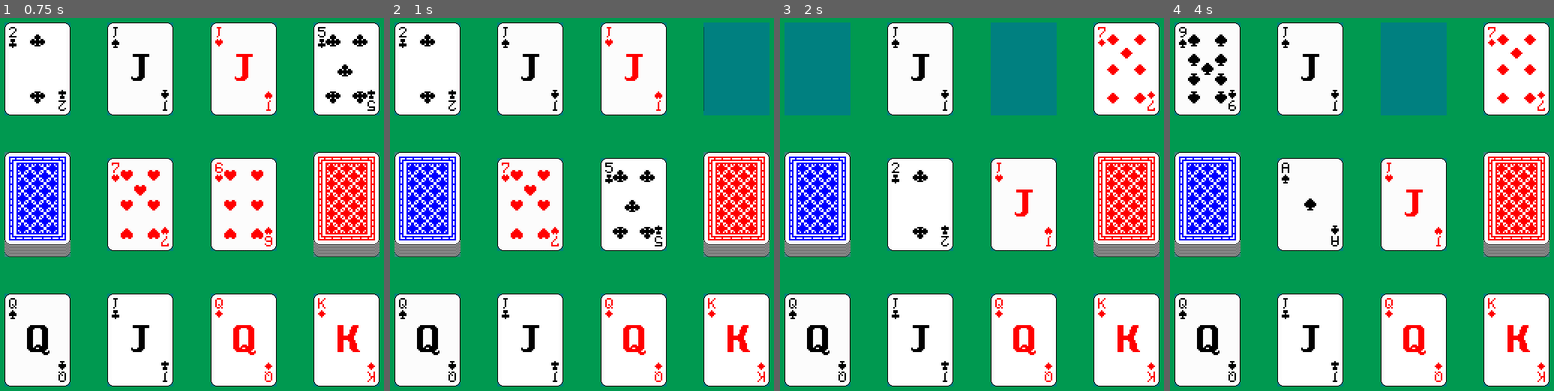
Above: before the commit, frames 1-4 (left to right).
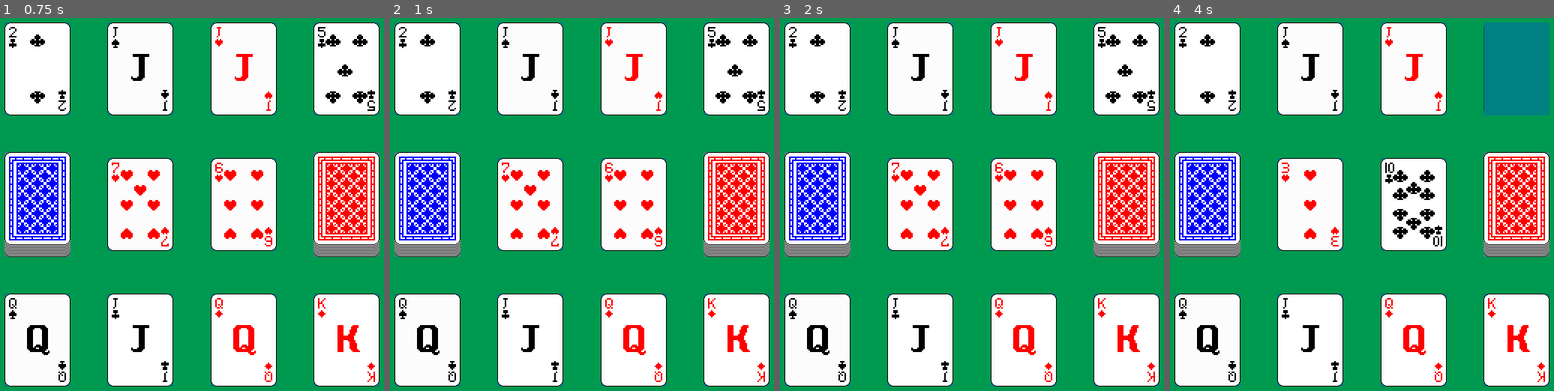
Above: after the commit, the same moments.

Repository: batako/Speed-on-Godot
Game: Godot game, scene res://main.tscn
Two runs of this game, one before a commit and one after it. Both use one fixed random seed, a clock stepped at 60 frames per second and the inputs below.
Inputs (mouse positions are in pixels of both pictures, inside the frame that each line leads up to):
- Up to frame 1 (0.75 s): tap Enter at 0.5 s; move the mouse to (142, 204) at 0.52 s; click (142, 204) at 0.67 s
- Up to frame 2 (1 s): no input
- Up to frame 3 (2 s): tap Space at 1.25 s; move the mouse to (1021, 204) at 1.27 s; click (1021, 204) at 1.42 s
- Up to frame 4 (4 s): move the mouse to (1312, 204) at 2.02 s; click (1312, 204) at 2.17 s; tap Enter at 2.75 s; move the mouse to (1411, 204) at 2.77 s; click (1411, 204) at 2.92 s; tap Space at 3.5 s; move the mouse to (1208, 204) at 3.52 s; click (1208, 204) at 3.67 s

Frame 1 is identical in both runs. In frame 2, 5.0% of the frame differs, in the area x 56-99%, y 1-62%; in frame 3, 10%; in frame 4, 11%, in the area x 2-99%, y 1-62%.

Commit message:
手札が無くなったらステータスが終了状態になるように

Diff:
--- a/components/cpu_component.gd
+++ b/components/cpu_component.gd
@@ -11,10 +11,11 @@
 @export var EnemyFieldHandSlot3: Node
 @export var EnemyFieldHandSlot4: Node
 
-@export var interval_seconds: float = 1
+@export var interval_seconds: float = 3
 
 var timer: float = 0
 var slots: Array[Node] = []
+
 
 func _ready() -> void:
 	slots = [
@@ -24,28 +25,23 @@
 		EnemyFieldHandSlot4,
 	]
 
+
 func _process(delta: float) -> void:
+	if Global.current_state != Global.GameState.PLAYING:
+		timer = 0.0
+		return
+
 	timer += delta
 
 	if timer >= interval_seconds:
 		timer = 0.0
-
 		action()
 
+
 func action() -> void:
-	if Global.current_state != Global.GameState.PLAYING:
-		return
-
-	var complete = true
-
 	for slot in slots:
 		var card = slot.get_child(0) if slot.get_child_count() > 0 else null
 		if card:
 			GameManager._selected_card(card, true)
-			complete = false
 		elif GameManager.enemy_card_deck.size() > 0:
 			GameManager._draw_enemy_card()
-			complete = false
-
-	if complete:
-		print("CPUの手札がなくなりました。")
--- a/scripts/game_manager.gd
+++ b/scripts/game_manager.gd
@@ -26,8 +26,9 @@
 var lead_slot1: Dictionary = { "suit": null, "value": null }
 var lead_slot2: Dictionary = { "suit": null, "value": null }
 
-var slots: Array[Node] = []
-var field_hand_slots: Array[Node] = []
+var card_slots: Array[Node] = []
+var player_field_hand_slots: Array[Node] = []
+var enemy_field_hand_slots: Array[Node] = []
 
 var timer: float = 0
 
@@ -36,12 +37,16 @@
 
 
 func _process(delta: float) -> void:
+	if Global.current_state != Global.GameState.PLAYING:
+		timer = 0.0
+		return
+
 	timer += delta
 
 	if timer >= status_check_interval_seconds:
 		timer = 0.0
 
-		if not check_available_actions_for_player_and_enemy():
+		if !check_available_actions_for_player_and_enemy():
 			start_round()
 
 
@@ -63,33 +68,37 @@
 	elif !lead_slot2.value or is_adjacent_value(lead_slot2.value, node.value):
 		move_field_hand_to_lead(node, LeadSlot2)
 
+	check_victory_condition(node.owner_type_to_string())
+
 
 func reset() -> void:
 	initialize_variables()
-	clear_slots()
+	clear_card_slots()
 	setup_deck()
 	set_field_hand_slot()
 	start_round()
 
 
 func initialize_variables() -> void:
-	field_hand_slots = [
+	player_field_hand_slots = [
 		PlayerFieldHandSlot1,
 		PlayerFieldHandSlot2,
 		PlayerFieldHandSlot3,
 		PlayerFieldHandSlot4,
+	]
+	enemy_field_hand_slots = [
 		EnemyFieldHandSlot1,
 		EnemyFieldHandSlot2,
 		EnemyFieldHandSlot3,
 		EnemyFieldHandSlot4,
 	]
-	slots = [
+	card_slots = [
 		LeadSlot1,
 		LeadSlot2,
 		PlayerDeckSlot,
 		EnemyDeckSlot,
 	]
-	slots += field_hand_slots
+	card_slots += player_field_hand_slots + enemy_field_hand_slots
 
 	lead_slot1 = { "suit": null, "value": null }
 	lead_slot2 = { "suit": null, "value": null }
@@ -97,8 +106,8 @@
 	Global.current_state = Global.GameState.PLAYING
 
 
-func clear_slots() -> void:
-	for slot in slots:
+func clear_card_slots() -> void:
+	for slot in card_slots:
 		remove_all_children(slot)
 
 
@@ -135,9 +144,6 @@
 
 
 func start_round() -> void:
-	if Global.current_state != Global.GameState.PLAYING:
-		return
-
 	set_lead_card_from_deck_or_field_hand("player", LeadSlot1)
 	set_lead_card_from_deck_or_field_hand("enemy", LeadSlot2)
 
@@ -146,7 +152,7 @@
 	var card_deck = get_card_deck(owner_type)
 
 	if card_deck.size() > 0:
-		var card = card_deck.pop_front()
+		var card = draw_card_from_deck(owner_type)
 		set_lead_card(slot, card.suit, card.value)
 	else:
 		var card = get_card_from_any_field_hand(owner_type)
@@ -155,6 +161,8 @@
 			card.queue_free()
 		else:
 			push_error(owner_type + " の山札と場札はありません。")
+
+	check_victory_condition(owner_type)
 
 
 func set_lead_card(slot: Node, suit: String, value: int) -> void:
@@ -193,8 +201,8 @@
 		push_error("不正な owner_type です。:  " + owner_type)
 		return
 
-	var card_slots = get_field_hand_slots(owner_type)
-	return get_first_child_of_first_present_node(card_slots)
+	var field_hand_slots = get_field_hand_slots(owner_type)
+	return get_first_child_of_first_present_node(field_hand_slots)
 
 
 func get_first_child_of_first_present_node(nodes: Array) -> Node:
@@ -202,6 +210,23 @@
 		if node.get_child_count() > 0:
 			return node.get_child(0)
 	return null
+
+
+func check_available_actions_for_player_and_enemy() -> bool:
+	var value = false
+	var field_hand_slots = player_field_hand_slots + enemy_field_hand_slots
+
+	for slot in field_hand_slots:
+		if slot.get_child_count() == 0:
+			continue
+
+		var card = slot.get_child(0)
+		if !lead_slot1.value or is_adjacent_value(lead_slot1.value, card.value):
+			value = true
+		elif !lead_slot2.value or is_adjacent_value(lead_slot2.value, card.value):
+			value = true
+
+	return value
 
 
 func draw_card(owner_type: String) -> void:
@@ -219,32 +244,22 @@
 
 
 func get_empty_field_hand_slot(owner_type: String) -> Node:
-	var card_slots = get_field_hand_slots(owner_type)
-	return find_first_empty_child_node(card_slots)
-
-
-func get_field_hand_slots(owner_type: String) -> Array:
+	var field_hand_slots = get_field_hand_slots(owner_type)
+	return get_first_empty_child_node(field_hand_slots)
+
+
+func get_field_hand_slots(owner_type: String) -> Array[Node]:
 	match owner_type:
 		"player":
-			return [
-				PlayerFieldHandSlot1,
-				PlayerFieldHandSlot2,
-				PlayerFieldHandSlot3,
-				PlayerFieldHandSlot4,
-			]
+			return player_field_hand_slots
 		"enemy":
-			return [
-				EnemyFieldHandSlot1,
-				EnemyFieldHandSlot2,
-				EnemyFieldHandSlot3,
-				EnemyFieldHandSlot4,
-			]
+			return enemy_field_hand_slots
 		_:
 			push_error("不正な owner_type です。:  " + owner_type)
 			return []
 
 
-func find_first_empty_child_node(nodes: Array) -> Node:
+func get_first_empty_child_node(nodes: Array) -> Node:
 	for node in nodes:
 		if node.get_child_count() == 0:
 			return node
@@ -255,10 +270,22 @@
 	var card_deck = get_card_deck(owner_type)
 
 	if card_deck.size() > 0:
-		return card_deck.pop_front()
+		var card = card_deck.pop_front()
+		clear_deck_slot_if_empty(owner_type)
+		return card
 	else:
 		push_error(owner_type + " の山札はありません。")
 		return {}
+
+
+func clear_deck_slot_if_empty(owner_type: String) -> void:
+	match owner_type:
+		"player":
+			if player_card_deck.size() == 0:
+				remove_all_children(PlayerDeckSlot)
+		"enemy":
+			if enemy_card_deck.size() == 0:
+				remove_all_children(EnemyDeckSlot)
 
 
 func get_card_deck(owner_type: String) -> Array:
@@ -294,17 +321,20 @@
 		child.queue_free()
 
 
-func check_available_actions_for_player_and_enemy() -> bool:
-	var value = false
-
-	for slot in field_hand_slots:
-		if slot.get_child_count() == 0:
-			continue
-
-		var card = slot.get_child(0)
-		if !lead_slot1.value or is_adjacent_value(lead_slot1.value, card.value):
-			value = true
-		elif !lead_slot2.value or is_adjacent_value(lead_slot2.value, card.value):
-			value = true
-
-	return value
+func check_victory_condition(owner_type: String) -> void:
+	if Global.current_state != Global.GameState.PLAYING:
+		return
+
+	var user_slots = get_field_hand_slots(owner_type)
+	var deck = get_card_deck(owner_type)
+
+	if are_all_nodes_without_children(user_slots) and deck.size() == 0:
+		Global.current_state = Global.GameState.END_GAME
+		print(owner_type + " の勝利")
+
+
+func are_all_nodes_without_children(nodes: Array) -> bool:
+	for node in nodes:
+		if node.get_child_count() > 0:
+			return false
+	return true
--- a/scripts/global.gd
+++ b/scripts/global.gd
@@ -10,6 +10,7 @@
 }
 
 var current_state = GameState.MAIN_MENU
+
 
 func set_arrow() -> void:
 	Input.set_custom_mouse_cursor(ARROW, Input.CURSOR_ARROW)
